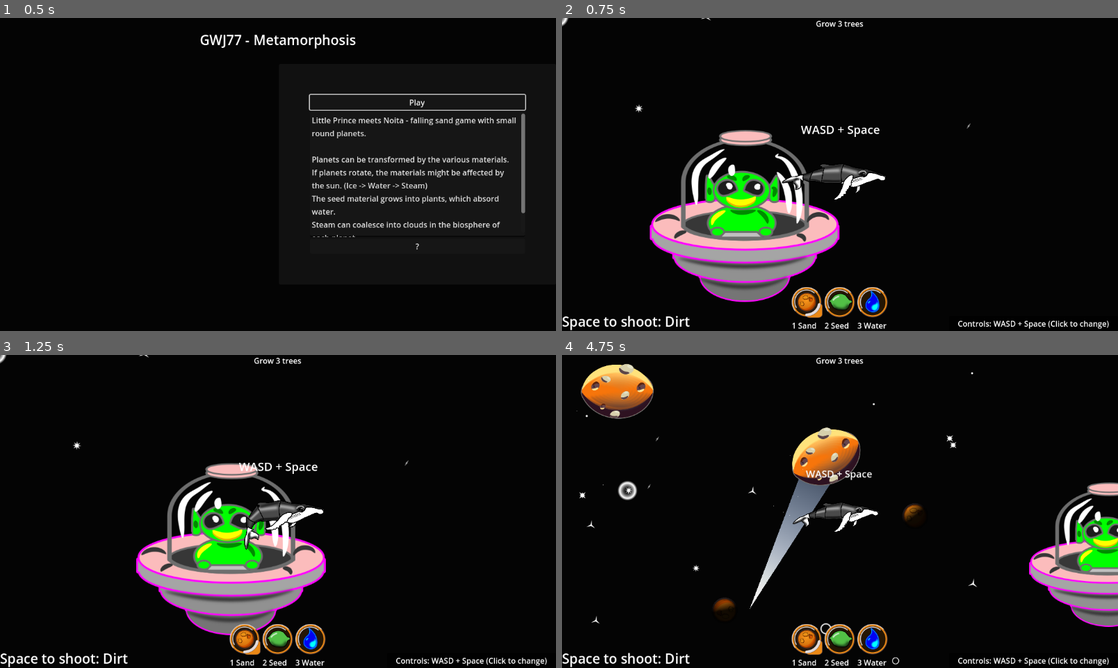
Above: before the commit, frames 1-4 (two rows, left to right).
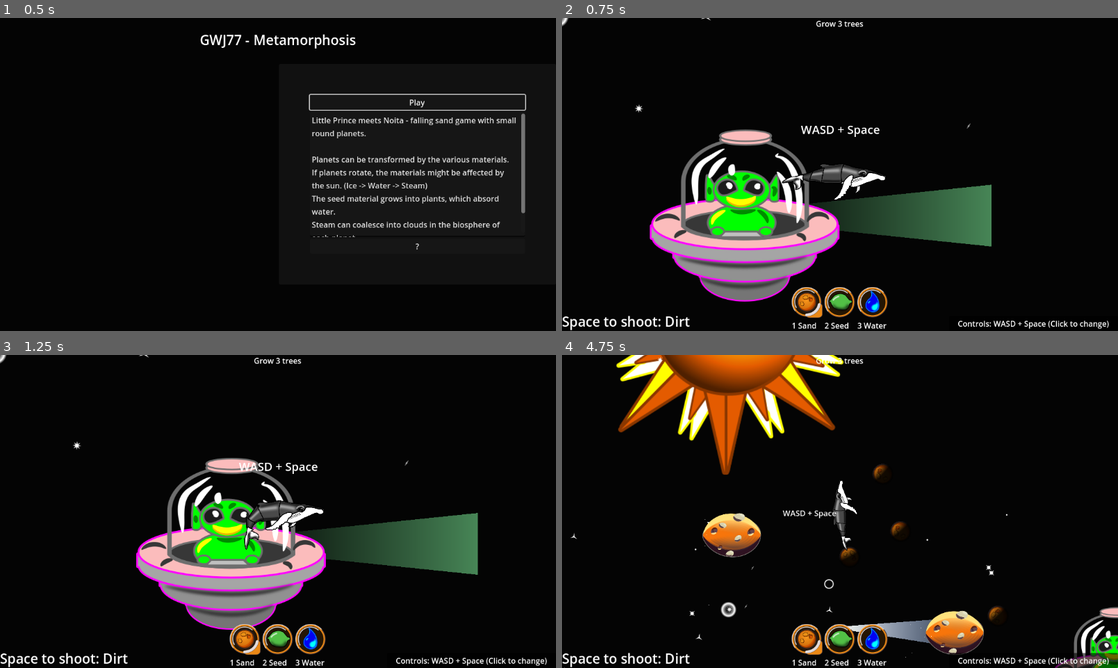
Above: after the commit, the same moments.

Repository: plexsoup/GWJ77-Metamorphosis
Game: Godot game, scene res://main.tscn
The game is run twice, just before and just after one commit, with the same random seed, the same clock (stepped at 60 frames per second) and the same inputs.
Inputs (mouse positions are in pixels of both pictures, inside the frame that each line leads up to):
- Up to frame 1 (0.5 s): no input
- Up to frame 2 (0.75 s): click "Play" at 0.5 s
- Up to frame 3 (1.25 s): no input
- Up to frame 4 (4.75 s): move the mouse to (962, 495) at 1.27 s; hold D (rotate_right) 1.28-2.03 s; hold Space (shoot) 1.28-2.03 s; move the mouse to (728, 527) at 2.02 s; hold A (rotate_left) 2.03-2.78 s; tap Space (shoot) at 2.1, 3.6 s; move the mouse to (895, 442) at 2.77 s; hold D (rotate_right) 2.78-3.53 s; hold Space (shoot) 2.78-3.53 s; move the mouse to (812, 574) at 3.52 s; hold W (move_forward) 3.53-4.28 s; move the mouse to (1006, 558) at 4.27 s; hold A (rotate_left) from 4.28 s (still down); hold Space (shoot) from 4.28 s (still down)

Frame 1 is identical in both runs. In frame 2, 6.0% of the frame differs, in the area x 15-78%, y 35-91%; in frame 3, 12%; in frame 4, 22%, in the area x 0-100%, y 0-100%.

Commit message:
lakes modulate on dark side of planet

Diff:
--- /dev/null
+++ b/Objects/alien_space_ship.gd
@@ -0,0 +1,82 @@
+## Space ship flies around the solar system and tractor-beams up animals and trees.
+
+# might be put out if you shoot dirt at it?
+
+
+extends Node2D
+
+var speed = 200
+var amplitude = 128
+var frequency = randf_range(0.003, 0.01)
+var start_y : float
+
+enum states { IDLE, SEEKING, BEAMING, FIGHTING, DYING, DEAD }
+var state = states.IDLE
+
+var target
+
+# Called when the node enters the scene tree for the first time.
+func _ready() -> void:
+	start_y = global_position.y
+
+
+# Called every frame. 'delta' is the elapsed time since the previous frame.
+func _process(delta: float) -> void:
+	move(delta)
+
+
+func move(delta):
+	if state == states.IDLE:
+		# Move in a sin wave pattern horizontally across the map
+		global_position.x += speed * delta
+		global_position.y = sin(global_position.x * frequency) * amplitude + start_y
+	elif state == states.SEEKING:
+		move_toward_nearest_organic_material(delta)
+
+func move_toward_nearest_organic_material(delta):
+	# trees and seeds, maybe animals, but not space-whales
+	var organics = []
+	var seeds = get_tree().get_nodes_in_group("seeds")
+	var trees = get_tree().get_nodes_in_group("trees")
+	#var animals = get_tree().get_nodes_in_group("animals")
+	organics.append_array(seeds)
+	organics.append_array(trees)
+	var nearest_organic = find_nearest(organics)
+	if nearest_organic:
+		var dir = global_position.direction_to(nearest_organic.global_position)
+		$TractorBeam.points[1] = dir * 512
+		%VacuumArea.rotation = dir.angle()
+		global_position += dir * speed * delta
+	else:
+		state = states.IDLE
+
+func move_toward_nearest_planet():
+	pass
+
+func find_nearest(array):
+	var closest_dist_sq : float = INF
+	var closest_item
+	for item in array:
+		var dist_sq = item.global_position.distance_squared_to(global_position)
+		if dist_sq < closest_dist_sq:
+			closest_dist_sq = dist_sq
+			closest_item = item
+	return closest_item
+
+func _on_decision_timer_timeout() -> void:
+	if state == states.IDLE:
+		if randf() < 0.2:
+			state = states.SEEKING
+			$TractorBeam.show()
+		else:
+			state = states.IDLE
+			$TractorBeam.hide()
+
+
+
+func _on_vacuum_area_body_entered(body: Node2D) -> void:
+	if state == states.SEEKING:
+		if body.is_in_group("seeds") or body.is_in_group("trees"):
+			body.queue_free()
+			state = states.IDLE
+			$TractorBeam.hide()
--- /dev/null
+++ b/Objects/alien_space_ship.tscn
@@ -0,0 +1,43 @@
+[gd_scene load_steps=6 format=3 uid="uid://dp667gm1sla5"]
+
+[ext_resource type="Script" path="res://Objects/alien_space_ship.gd" id="1_gc3vy"]
+[ext_resource type="Texture2D" uid="uid://drk8m6mvpq3ri" path="res://assets/images/spaceship.png" id="2_o55ri"]
+
+[sub_resource type="Curve" id="Curve_hyxup"]
+max_value = 2.0
+_data = [Vector2(0.0165485, 0.343487), 0.0, 0.0, 0, 0, Vector2(1, 2), 0.0, 0.0, 0, 0]
+point_count = 2
+
+[sub_resource type="Gradient" id="Gradient_1be0k"]
+offsets = PackedFloat32Array(0, 0.98827)
+colors = PackedColorArray(0, 0, 0, 0.631373, 0.345595, 0.654762, 0.421409, 0.741176)
+
+[sub_resource type="RectangleShape2D" id="RectangleShape2D_itb2o"]
+size = Vector2(314.045, 130.031)
+
+[node name="SpaceShip" type="Node2D"]
+script = ExtResource("1_gc3vy")
+
+[node name="TractorBeam" type="Line2D" parent="."]
+points = PackedVector2Array(0, 0, 512, 0)
+width = 64.0
+width_curve = SubResource("Curve_hyxup")
+gradient = SubResource("Gradient_1be0k")
+
+[node name="VacuumArea" type="Area2D" parent="TractorBeam"]
+unique_name_in_owner = true
+
+[node name="CollisionShape2D" type="CollisionShape2D" parent="TractorBeam/VacuumArea"]
+position = Vector2(353.054, -1.04548)
+rotation = 0.00919545
+shape = SubResource("RectangleShape2D_itb2o")
+
+[node name="Sprite2D" type="Sprite2D" parent="."]
+texture = ExtResource("2_o55ri")
+
+[node name="DecisionTimer" type="Timer" parent="."]
+wait_time = 3.5
+autostart = true
+
+[connection signal="body_entered" from="TractorBeam/VacuumArea" to="." method="_on_vacuum_area_body_entered"]
+[connection signal="timeout" from="DecisionTimer" to="." method="_on_decision_timer_timeout"]
--- a/Objects/asteroid.tscn
+++ b/Objects/asteroid.tscn
@@ -27,7 +27,8 @@
 gravity = Vector3(0, 0, 0)
 
 [node name="Asteroid" type="RigidBody2D" groups=["asteroids"]]
-mass = 30.0
+mass = 10.0
+linear_damp_mode = 1
 script = ExtResource("1_bnldr")
 
 [node name="CometTrail" type="Line2D" parent="."]
--- a/Objects/bird.tscn
+++ b/Objects/bird.tscn
@@ -44,7 +44,7 @@
 "speed": 6.0
 }]
 
-[node name="Bird" type="Node2D"]
+[node name="Bird" type="Node2D" groups=["animals"]]
 script = ExtResource("1_neu07")
 
 [node name="AnimatedSprite2D" type="AnimatedSprite2D" parent="."]
--- a/Objects/growing_trees.tscn
+++ b/Objects/growing_trees.tscn
@@ -15,7 +15,7 @@
 hue_variation_min = 0.78
 hue_variation_max = 0.78
 
-[node name="Tree" type="Node2D"]
+[node name="Tree" type="Node2D" groups=["trees"]]
 script = ExtResource("1_3258e")
 
 [node name="Sprite2D" type="Sprite2D" parent="."]
--- /dev/null
+++ b/Objects/lake.gd
@@ -0,0 +1,18 @@
+extends Node2D
+
+var planet
+
+
+
+
+func add_shadow():
+	if planet != null:
+		if dist_sq_to_sun(planet) <= dist_sq_to_sun(self):
+			$Sprite2D.set_self_modulate(Color("112222"))
+		else:
+			$Sprite2D.set_self_modulate(Color.WHITE)
+
+func dist_sq_to_sun(object):
+	var vector_to_sun = object.global_position - Globals.current_solar_system.sun.global_position
+	var dist_sq = vector_to_sun.length_squared()
+	return dist_sq
--- a/Objects/lake.tscn
+++ b/Objects/lake.tscn
@@ -1,8 +1,10 @@
-[gd_scene load_steps=2 format=3 uid="uid://ps2i0itxr0ix"]
+[gd_scene load_steps=3 format=3 uid="uid://ps2i0itxr0ix"]
 
+[ext_resource type="Script" path="res://Objects/lake.gd" id="1_88t2l"]
 [ext_resource type="Texture2D" uid="uid://dgovks168d7l4" path="res://assets/images/lake.png" id="1_a2sat"]
 
 [node name="Lake" type="Node2D"]
+script = ExtResource("1_88t2l")
 
 [node name="Sprite2D" type="Sprite2D" parent="."]
 texture = ExtResource("1_a2sat")
--- a/Objects/space_ship.gd
+++ /dev/null
@@ -1,43 +0,0 @@
-## Space ship flies around the solar system and tractor-beams up animals and trees.
-
-# might be put out if you shoot dirt at it?
-
-
-extends Node2D
-
-var speed = 200
-var amplitude = 128
-var frequency = randf_range(0.003, 0.01)
-var start_y : float
-
-enum states { IDLE, SEEKING, BEAMING, FIGHTING, DYING, DEAD }
-var state = states.IDLE
-
-var target
-
-# Called when the node enters the scene tree for the first time.
-func _ready() -> void:
-	start_y = global_position.y
-
-
-# Called every frame. 'delta' is the elapsed time since the previous frame.
-func _process(delta: float) -> void:
-	move(delta)
-
-
-func move(delta):
-	# Move in a sin wave pattern horizontally across the map
-	global_position.x += speed * delta
-	global_position.y = sin(global_position.x * frequency) * amplitude + start_y
-
-func move_toward_nearest_planet():
-	pass
-
-
-
-
-func _on_decision_timer_timeout() -> void:
-	if state == states.IDLE:
-		if randf() < 0.2:
-			state = states.SEEKING
-			# TODO: Finish this.
--- a/Objects/space_ship.tscn
+++ /dev/null
@@ -1,16 +0,0 @@
-[gd_scene load_steps=3 format=3 uid="uid://dp667gm1sla5"]
-
-[ext_resource type="Script" path="res://Objects/space_ship.gd" id="1_1jqns"]
-[ext_resource type="Texture2D" uid="uid://drk8m6mvpq3ri" path="res://assets/images/spaceship.png" id="2_5g3ri"]
-
-[node name="SpaceShip" type="Node2D"]
-script = ExtResource("1_1jqns")
-
-[node name="Sprite2D" type="Sprite2D" parent="."]
-texture = ExtResource("2_5g3ri")
-
-[node name="DecisionTimer" type="Timer" parent="."]
-wait_time = 3.5
-autostart = true
-
-[connection signal="timeout" from="DecisionTimer" to="." method="_on_decision_timer_timeout"]
--- a/falling_materials/falling_water.gd
+++ b/falling_materials/falling_water.gd
@@ -25,10 +25,13 @@
 	if is_near_lake(planet, location):
 		return # don't spawn multiple lakes on top of each other
 	var new_lake = preload("res://Objects/lake.tscn").instantiate()
+	new_lake.planet = planet
 	planet.get_node("Lakes").add_child(new_lake)
 	var offset_distance = 76.0 * (planet.size / 256)
 	var offset = location.direction_to(planet.global_position) * offset_distance
 	new_lake.global_position = location + offset
 	new_lake.global_rotation = normal.angle()
+	new_lake.add_shadow()
+
 	if planet.get("size"):
 		new_lake.scale = Vector2.ONE * (float(planet.size) / 256.0)
--- a/game_level.gd
+++ b/game_level.gd
@@ -31,7 +31,7 @@
 		player.enter_hyperspace()
 
 	var hyperspace = preload("res://levels/hyperspace.tscn").instantiate()
-	Globals.solar_system.add_child(hyperspace)
+	Globals.current_solar_system.add_child(hyperspace)
 	hyperspace.global_position = player_pos
 
 
@@ -42,7 +42,7 @@
 	level_index += 1
 	level_index = level_index % levels.size()
 
-	var old_solar_system = Globals.solar_system
+	var old_solar_system = Globals.current_solar_system
 	if old_solar_system:
 		old_solar_system.queue_free()
 	var new_solar_system = levels[level_index].instantiate()
@@ -78,7 +78,7 @@
 
 
 func _on_new_planet_requested(location):
-	Globals.solar_system.spawn_planet(location)
+	Globals.current_solar_system.spawn_planet(location)
 	planets_spawned += 1
 
 func _on_tree_grown():
@@ -106,7 +106,7 @@
 	aliens_destroyed = 0
 
 func detect_win_condition() -> bool:
-	var system : solar_system = Globals.solar_system
+	var system : solar_system = Globals.current_solar_system
 	var win = false
 	match system.goal:
 		Globals.goals.trees:
@@ -127,4 +127,4 @@
 func _on_win_condition_monitor_timeout() -> void:
 	if detect_win_condition() == true:
 		spawn_hyperspace()
-	create_goal_hint(Globals.solar_system)
+	create_goal_hint(Globals.current_solar_system)
--- a/globals.gd
+++ b/globals.gd
@@ -2,7 +2,7 @@
 
 var current_level
 var current_hud
-var solar_system
+var current_solar_system
 var current_player
 
 enum goals { trees, planets, atmospheres, civilizations, aliens }
--- a/solar_system.gd
+++ b/solar_system.gd
@@ -2,10 +2,14 @@
 
 @export var goal = Globals.goals.planets
 @export var goal_quantity : int = 3
+
+@onready var sun = $Sun
+
 signal goal_updated(goal, quantity)
 
+
 func _init():
-	Globals.solar_system = self
+	Globals.current_solar_system = self
 
 
 
--- a/solar_system_01.tscn
+++ b/solar_system_01.tscn
@@ -3,7 +3,7 @@
 [ext_resource type="Script" path="res://solar_system.gd" id="1_ro5l3"]
 [ext_resource type="PackedScene" uid="uid://bb8wgqut4ydhh" path="res://Objects/sun.tscn" id="3_yixqd"]
 [ext_resource type="PackedScene" uid="uid://1xo8d3t1gu6t" path="res://Objects/planet.tscn" id="4_dqbs5"]
-[ext_resource type="PackedScene" uid="uid://dp667gm1sla5" path="res://Objects/space_ship.tscn" id="5_sv0mm"]
+[ext_resource type="PackedScene" uid="uid://dp667gm1sla5" path="res://Objects/alien_space_ship.tscn" id="5_sv0mm"]
 [ext_resource type="PackedScene" uid="uid://clxo3y0u8lscw" path="res://Objects/asteroid.tscn" id="6_1a7de"]
 [ext_resource type="PackedScene" uid="uid://dici5hlk748wr" path="res://Objects/stars.tscn" id="7_y3v51"]
 [ext_resource type="PackedScene" uid="uid://6cr4d3f0d4q7" path="res://Objects/black_hole.tscn" id="8_c4b7h"]
--- a/solar_system_02.tscn
+++ b/solar_system_02.tscn
@@ -3,7 +3,7 @@
 [ext_resource type="Script" path="res://solar_system.gd" id="1_jeri3"]
 [ext_resource type="PackedScene" uid="uid://bb8wgqut4ydhh" path="res://Objects/sun.tscn" id="3_7mvpl"]
 [ext_resource type="PackedScene" uid="uid://1xo8d3t1gu6t" path="res://Objects/planet.tscn" id="4_il8by"]
-[ext_resource type="PackedScene" uid="uid://dp667gm1sla5" path="res://Objects/space_ship.tscn" id="5_kvnxp"]
+[ext_resource type="PackedScene" uid="uid://dp667gm1sla5" path="res://Objects/alien_space_ship.tscn" id="5_kvnxp"]
 [ext_resource type="PackedScene" uid="uid://clxo3y0u8lscw" path="res://Objects/asteroid.tscn" id="6_x643q"]
 [ext_resource type="PackedScene" uid="uid://dici5hlk748wr" path="res://Objects/stars.tscn" id="7_ioqp0"]
 [ext_resource type="PackedScene" uid="uid://6cr4d3f0d4q7" path="res://Objects/black_hole.tscn" id="8_2thed"]
--- a/solar_system_03.tscn
+++ b/solar_system_03.tscn
@@ -3,7 +3,7 @@
 [ext_resource type="Script" path="res://solar_system.gd" id="1_48jnh"]
 [ext_resource type="PackedScene" uid="uid://bb8wgqut4ydhh" path="res://Objects/sun.tscn" id="2_ddo0h"]
 [ext_resource type="PackedScene" uid="uid://1xo8d3t1gu6t" path="res://Objects/planet.tscn" id="3_tnrug"]
-[ext_resource type="PackedScene" uid="uid://dp667gm1sla5" path="res://Objects/space_ship.tscn" id="4_q6p6m"]
+[ext_resource type="PackedScene" uid="uid://dp667gm1sla5" path="res://Objects/alien_space_ship.tscn" id="4_q6p6m"]
 [ext_resource type="PackedScene" uid="uid://clxo3y0u8lscw" path="res://Objects/asteroid.tscn" id="5_djmtl"]
 [ext_resource type="PackedScene" uid="uid://dici5hlk748wr" path="res://Objects/stars.tscn" id="6_1ybma"]
 [ext_resource type="PackedScene" uid="uid://6cr4d3f0d4q7" path="res://Objects/black_hole.tscn" id="7_gvcrl"]
--- a/solar_system_04.tscn
+++ b/solar_system_04.tscn
@@ -2,7 +2,7 @@
 
 [ext_resource type="Script" path="res://solar_system.gd" id="1_bjxkf"]
 [ext_resource type="PackedScene" uid="uid://bb8wgqut4ydhh" path="res://Objects/sun.tscn" id="2_sct5t"]
-[ext_resource type="PackedScene" uid="uid://dp667gm1sla5" path="res://Objects/space_ship.tscn" id="4_lus3g"]
+[ext_resource type="PackedScene" uid="uid://dp667gm1sla5" path="res://Objects/alien_space_ship.tscn" id="4_lus3g"]
 [ext_resource type="PackedScene" uid="uid://clxo3y0u8lscw" path="res://Objects/asteroid.tscn" id="5_44fy2"]
 [ext_resource type="PackedScene" uid="uid://dici5hlk748wr" path="res://Objects/stars.tscn" id="6_17i4e"]
 [ext_resource type="PackedScene" uid="uid://6cr4d3f0d4q7" path="res://Objects/black_hole.tscn" id="7_ubtt0"]
--- a/solar_system_final.tscn
+++ b/solar_system_final.tscn
@@ -3,7 +3,7 @@
 [ext_resource type="Script" path="res://solar_system.gd" id="1_ca45n"]
 [ext_resource type="PackedScene" uid="uid://bb8wgqut4ydhh" path="res://Objects/sun.tscn" id="2_2agch"]
 [ext_resource type="PackedScene" uid="uid://1xo8d3t1gu6t" path="res://Objects/planet.tscn" id="3_oil65"]
-[ext_resource type="PackedScene" uid="uid://dp667gm1sla5" path="res://Objects/space_ship.tscn" id="4_rbtc2"]
+[ext_resource type="PackedScene" uid="uid://dp667gm1sla5" path="res://Objects/alien_space_ship.tscn" id="4_rbtc2"]
 [ext_resource type="PackedScene" uid="uid://clxo3y0u8lscw" path="res://Objects/asteroid.tscn" id="5_pte5n"]
 [ext_resource type="PackedScene" uid="uid://dici5hlk748wr" path="res://Objects/stars.tscn" id="6_4fxno"]
 [ext_resource type="PackedScene" uid="uid://6cr4d3f0d4q7" path="res://Objects/black_hole.tscn" id="7_qvrv8"]
--- a/space_whale.gd
+++ b/space_whale.gd
@@ -1,6 +1,6 @@
 extends RigidBody2D
 
-var interval_between_shots : int = 200 #msec
+var interval_between_shots : int = 250 #msec
 var time_of_last_shot : int = 0
 var current_material : PackedScene
 
@@ -10,7 +10,7 @@
 var max_velocity : float = 800.0
 var thrust : float = 20000.0
 
-var projectile_charge : float = 250.0 # speed to eject particles out of cannon
+var projectile_charge : float = 300.0 # speed to eject particles out of cannon
 var projectile_jitter : float = 0.2 # radians of aim deviation
 
 enum states { FLYING, SWIMMING, HYPERSPACE, DYING, DEAD }
@@ -98,12 +98,25 @@
 	return projectile_material
 
 func spawn_projectile(projectile_scene):
-	$AnimationPlayer.play("shoot")
+
 	# drop falling sand/water/fire/plant toward planet
 	var new_projectile : Node2D = projectile_scene.instantiate()
-	new_projectile.global_position = $Muzzle.global_position
-	new_projectile.rotation = rotation + randf_range(-projectile_jitter, projectile_jitter) #in radians
-	var dir_vector = Vector2.RIGHT.rotated(rotation)
+
+	var muzzle : Marker2D
+	if new_projectile.is_in_group("water"):
+		muzzle = $MuzzleWater
+		$AnimationPlayer.play("blow_water")
+	elif new_projectile.is_in_group("dirt"):
+		muzzle = $MuzzleDirt
+	else:
+		muzzle = $Muzzle
+		$AnimationPlayer.play("shoot")
+
+	new_projectile.global_position = muzzle.global_position
+	new_projectile.global_rotation = muzzle.global_rotation + randf_range(-projectile_jitter, projectile_jitter) #in radians
+
+	var dir_vector = muzzle.get_global_transform().x
+	#var dir_vector = Vector2.RIGHT.rotated(rotation)
 	add_sibling(new_projectile) # sibling, not child: projectiles shouldn't inherit subsequent spaceship transforms
 	new_projectile.linear_velocity = dir_vector * projectile_charge + linear_velocity
 
--- a/space_whale.tscn
+++ b/space_whale.tscn
@@ -1,8 +1,9 @@
-[gd_scene load_steps=18 format=3 uid="uid://c44n3b33v6mob"]
+[gd_scene load_steps=20 format=3 uid="uid://c44n3b33v6mob"]
 
 [ext_resource type="Script" path="res://space_whale.gd" id="1_rbohq"]
 [ext_resource type="PackedScene" uid="uid://bicayb7c0ulgb" path="res://camera_2d.tscn" id="2_ktu2y"]
 [ext_resource type="Texture2D" uid="uid://co1qbxio8ys8x" path="res://assets/images/whale_pieces.png" id="2_m8b3q"]
+[ext_resource type="Texture2D" uid="uid://okaq81iikkjy" path="res://assets/images/blowhole_spout_01.png" id="4_av23m"]
 [ext_resource type="PackedScene" uid="uid://bg5h6abeoai34" path="res://Components/disappear_after_delay.tscn" id="4_y7tlb"]
 [ext_resource type="PackedScene" uid="uid://by12awp5qpoce" path="res://Components/autolevel_rotation.tscn" id="5_k3bs2"]
 [ext_resource type="AudioStream" uid="uid://5a3pxucaumxv" path="res://assets/audio/mouth/phoo.wav" id="6_cnh1l"]
@@ -98,6 +99,18 @@
 "transitions": PackedFloat32Array(1),
 "update": 0,
 "values": [0.0]
+}
+tracks/7/type = "value"
+tracks/7/imported = false
+tracks/7/enabled = true
+tracks/7/path = NodePath("WhaleBody/HeadTop/BlowSpout:frame")
+tracks/7/interp = 1
+tracks/7/loop_wrap = true
+tracks/7/keys = {
+"times": PackedFloat32Array(0),
+"transitions": PackedFloat32Array(1),
+"update": 1,
+"values": [0]
 }
 
 [sub_resource type="Animation" id="Animation_bv3aq"]
@@ -192,9 +205,26 @@
 "values": [0.0, 0.0, -0.0890118, 0.0]
 }
 
+[sub_resource type="Animation" id="Animation_a38xi"]
+resource_name = "blow_water"
+length = 0.3
+tracks/0/type = "value"
+tracks/0/imported = false
+tracks/0/enabled = true
+tracks/0/path = NodePath("WhaleBody/HeadTop/BlowSpout:frame")
+tracks/0/interp = 1
+tracks/0/loop_wrap = true
+tracks/0/keys = {
+"times": PackedFloat32Array(0.0333333, 0.266667, 0.3),
+"transitions": PackedFloat32Array(1, 1, 1),
+"update": 0,
+"values": [0, 3, 0]
+}
+
 [sub_resource type="AnimationLibrary" id="AnimationLibrary_yqwqh"]
 _data = {
 "RESET": SubResource("Animation_6it82"),
+"blow_water": SubResource("Animation_a38xi"),
 "shoot": SubResource("Animation_bv3aq"),
 "swim": SubResource("Animation_j62lo")
 }
@@ -249,6 +279,14 @@
 [node name="Muzzle" type="Marker2D" parent="."]
 position = Vector2(83, 6)
 
+[node name="MuzzleWater" type="Marker2D" parent="."]
+position = Vector2(38, -35)
+rotation = -1.47041
+
+[node name="MuzzleDirt" type="Marker2D" parent="."]
+position = Vector2(-60, 19)
+rotation = -4.30917
+
 [node name="CollisionShape2D" type="CollisionShape2D" parent="."]
 position = Vector2(9, 2)
 rotation = 1.5708
@@ -323,6 +361,14 @@
 flip_h = true
 region_enabled = true
 region_rect = Rect2(499.296, 248.452, 92.6586, 123.671)
+
+[node name="BlowSpout" type="Sprite2D" parent="WhaleBody/HeadTop"]
+unique_name_in_owner = true
+position = Vector2(1448, 524)
+scale = Vector2(2, 2)
+texture = ExtResource("4_av23m")
+offset = Vector2(-644, -364)
+hframes = 4
 
 [node name="AnimationPlayer" type="AnimationPlayer" parent="."]
 libraries = {
Binary file added: assets/images/blowhole_spout_01.png
Not shown, added: assets/images/blowhole_spout_01.png.import
